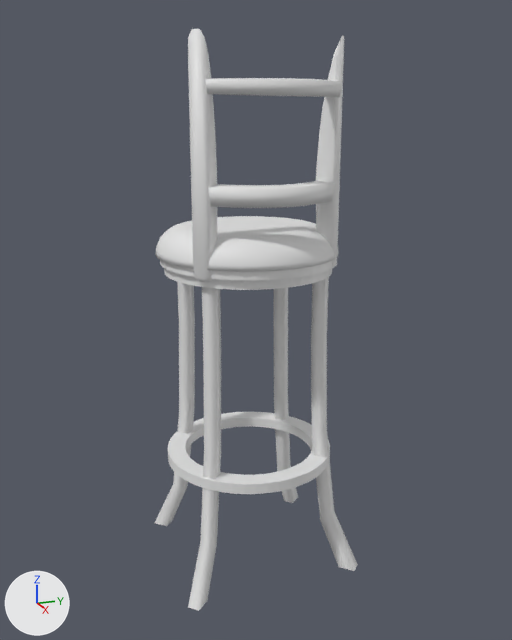
One commit to the Blender file Assets/Custom Models/bar stool.blend: the scene before it, then after it.
The view is the same before and after, from a 50 mm lens placed at (2.15, -4.48, 3.68), pointed at (-3.61, -2.34, 1.91). Every picture has the same lights, and +X, +Y and +Z are marked at lower left.

The scene before the commit, as lines of its bpy script (objects in view):
```python
ob_beziercircle_001 = bpy.data.objects.new('BezierCircle.001', cu_beziercircle_003)
ob_beziercircle_001.location = (-3.63, -2.4, 2.41)
ob_beziercircle_001.scale = (0.887, 0.887, 0.18)
ob_beziercircle_002 = bpy.data.objects.new('BezierCircle.002', cu_beziercircle_004)
ob_beziercircle_002.location = (-3.63, -2.4, 2.52)
ob_beziercircle_002.scale = (0.927, 0.927, 0.302)
ob_beziercurve = bpy.data.objects.new('BezierCurve', me_mesh_001)
ob_beziercurve.location = (-2.96, -1.61, 0.98)
ob_beziercurve.rotation_euler = (2.356, 4.712, 0.0)  # degrees (135, 270, 0)
ob_beziercurve.scale = (1.46, 1.0, 1.0)
ob_beziercurve_001 = bpy.data.objects.new('BezierCurve.001', me_mesh_002)
ob_beziercurve_001.location = (-2.93, -3.15, 0.98)
ob_beziercurve_001.rotation_euler = (0.785, 4.712, 0.0)  # degrees (45, 270, 0)
ob_beziercurve_001.scale = (1.46, 1.0, 1.0)
ob_beziercurve_002 = bpy.data.objects.new('BezierCurve.002', me_mesh_005)
ob_beziercurve_002.location = (-4.36, -3.13, 0.98)
ob_beziercurve_002.rotation_euler = (-0.785, 4.712, 0.0)  # degrees (-45, 270, 0)
ob_beziercurve_002.scale = (1.46, 1.0, 1.0)
ob_beziercurve_003 = bpy.data.objects.new('BezierCurve.003', me_mesh_006)
ob_beziercurve_003.location = (-4.33, -1.64, 0.98)
ob_beziercurve_003.rotation_euler = (-2.356, 4.712, 0.0)  # degrees (-135, 270, 0)
ob_beziercurve_003.scale = (1.46, 1.0, 1.0)
ob_beziercurve_004 = bpy.data.objects.new('BezierCurve.004', me_mesh_004)
ob_beziercurve_004.location = (-3.04, -2.93, 3.89)
ob_beziercurve_004.rotation_euler = (-0.832, 1.571, 0.0)  # degrees (-48, 90, 0)
ob_beziercurve_004.scale = (1.53, 0.545, 1.0)
ob_beziercurve_005 = bpy.data.objects.new('BezierCurve.005', me_mesh_003)
ob_beziercurve_005.location = (-3.2, -1.74, 3.89)
ob_beziercurve_005.rotation_euler = (-2.423, 1.571, 0.0)  # degrees (-139, 90, 0)
ob_beziercurve_005.scale = (1.53, 0.545, 1.0)
ob_cylinder = bpy.data.objects.new('Cylinder', me_cylinder_001)
ob_cylinder.location = (-3.64, -2.41, 2.67)
ob_cylinder.scale = (1.04, 1.04, 1.04)
# me_mesh_001
# before: 16 (1.0, 0.33, 0.05), 17 (1.0, 0.33, -0.05), 18 (1.0, 0.44, -0.05), 19 (1.0, 0.44, 0.05)
# me_mesh_002
# before: 16 (1.0, 0.33, 0.05), 17 (1.0, 0.33, -0.05), 18 (1.0, 0.44, -0.05), 19 (1.0, 0.44, 0.05)
# me_mesh_005
# before: 16 (1.0, 0.33, 0.05), 17 (1.0, 0.33, -0.05), 18 (1.0, 0.44, -0.05), 19 (1.0, 0.44, 0.05)
# also in view: 'BezierCircle' at (-3.63, -2.4, 0.64); 'BezierCurve.007' at (-3.02, -2.41, 3.87); 'BezierCurve.006' at (-3.03, -2.39, 3.09)
```
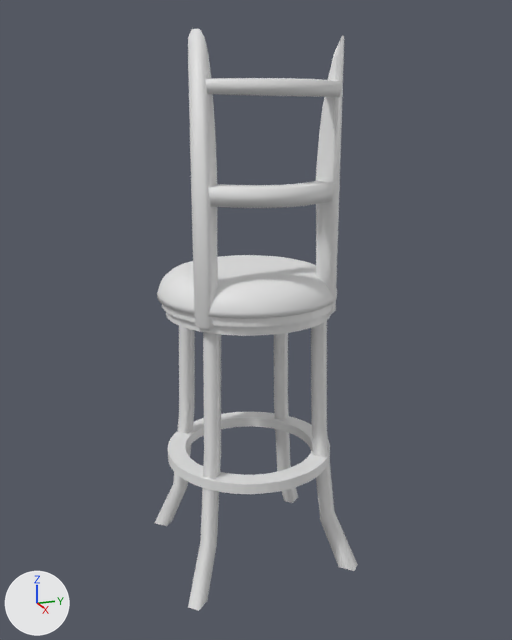
The edits, one by one:
me_mesh_001 has 20 vertices, 16 faces and spans x -0.95..1.0, y -0.04..0.44, z -0.05..0.05.
me_mesh_001 is used by ob_beziercurve; location (-2.96, -1.61, 0.98); rotation (2.356, 4.712, 0.0), in degrees (135, 270, 0); scale (1.46, 1.0, 1.0).
Part 1, on me_mesh_001:
Vertices 16 to 19 of me_mesh_001 move by (-0.3, 0.01, 0.0).
me_mesh_002 has 20 vertices, 16 faces and spans x -0.96..1.0, y -0.04..0.44, z -0.05..0.05.
me_mesh_002 is used by ob_beziercurve_001; location (-2.93, -3.15, 0.98); rotation (0.785, 4.712, 0.0), in degrees (45, 270, 0); scale (1.46, 1.0, 1.0).
Part 2, on me_mesh_002:
Vertices 16 to 19 of me_mesh_002 move by (-0.3, 0.01, 0.0).
me_mesh_005 has 20 vertices, 16 faces and spans x -0.95..1.0, y -0.04..0.44, z -0.05..0.05.
me_mesh_005 is used by ob_beziercurve_002; location (-4.36, -3.13, 0.98); rotation (-0.785, 4.712, 0.0), in degrees (-45, 270, 0); scale (1.46, 1.0, 1.0).
Part 3, on me_mesh_005:
Vertices 16 to 19 of me_mesh_005 move by (-0.3, 0.01, 0.0).
me_mesh_003 has 84 vertices, 72 faces and spans x -0.249..1.016, y 0.0..0.339, z -0.158..0.0.
me_mesh_003 is used by ob_beziercurve_005; location (-3.2, -1.74, 3.89); rotation (-2.423, 1.571, 0.0), in degrees (-139, 90, 0); scale (1.53, 0.545, 1.0).
me_mesh_003 part 4: all 12 vertices in x 0.918..1.016, y 0.0..0.299, z -0.158..0.0 are moved by (0.262, 0.0, 0.0).
me_mesh_004 has 84 vertices, 72 faces and spans x -0.249..1.016, y 0.0..0.339, z -0.158..0.0.
me_mesh_004 is used by ob_beziercurve_004; location (-3.04, -2.93, 3.89); rotation (-0.832, 1.571, 0.0), in degrees (-48, 90, 0); scale (1.53, 0.545, 1.0).
me_mesh_004 part 5: all 12 vertices in x 0.918..1.016, y 0.0..0.299, z -0.158..0.0 are moved by (0.262, 0.0, 0.0).
Object 'Cylinder' (ob_cylinder) moves from (-3.64, -2.41, 2.67) to (-3.64, -2.41, 2.29).
Object 'BezierCircle.001' (ob_beziercircle_001) moves from (-3.63, -2.4, 2.41) to (-3.63, -2.4, 2.03).
Object 'BezierCircle.002' (ob_beziercircle_002) moves from (-3.63, -2.4, 2.52) to (-3.63, -2.4, 2.14).

Where the change shows, as pixel boxes (x1, y1, x2, y2) in the pictures (512 x 640 px; the box of a moved part takes in the faces that stretch with it):
'Cylinder', moved
    before: (156, 216, 339, 272)
    after: (157, 255, 337, 319)
'BezierCurve.004', reshaped (19% taller)
    before: (188, 29, 217, 282)
    after: (188, 29, 218, 331)
'BezierCurve.005', reshaped (19% taller)
    before: (316, 35, 344, 270)
    after: (316, 35, 344, 316)
'BezierCircle.001', moved
    before: (164, 268, 332, 290)
    after: (166, 312, 331, 336)
'BezierCircle.002', moved
    before: (160, 260, 333, 280)
    after: (162, 304, 331, 327)
part 1 of me_mesh_001, moved or reshaped
    before: (311, 277, 329, 339)
    after: (311, 321, 327, 339)
part 2 of me_mesh_002, moved or reshaped
    before: (202, 287, 221, 353)
    after: (203, 332, 221, 353)
part 3 of me_mesh_005, moved or reshaped (not visible afterwards)
    before: (177, 282, 195, 325)
part 4 of me_mesh_003, moved or reshaped
    before: (318, 221, 338, 270)
    after: (316, 221, 338, 316)
